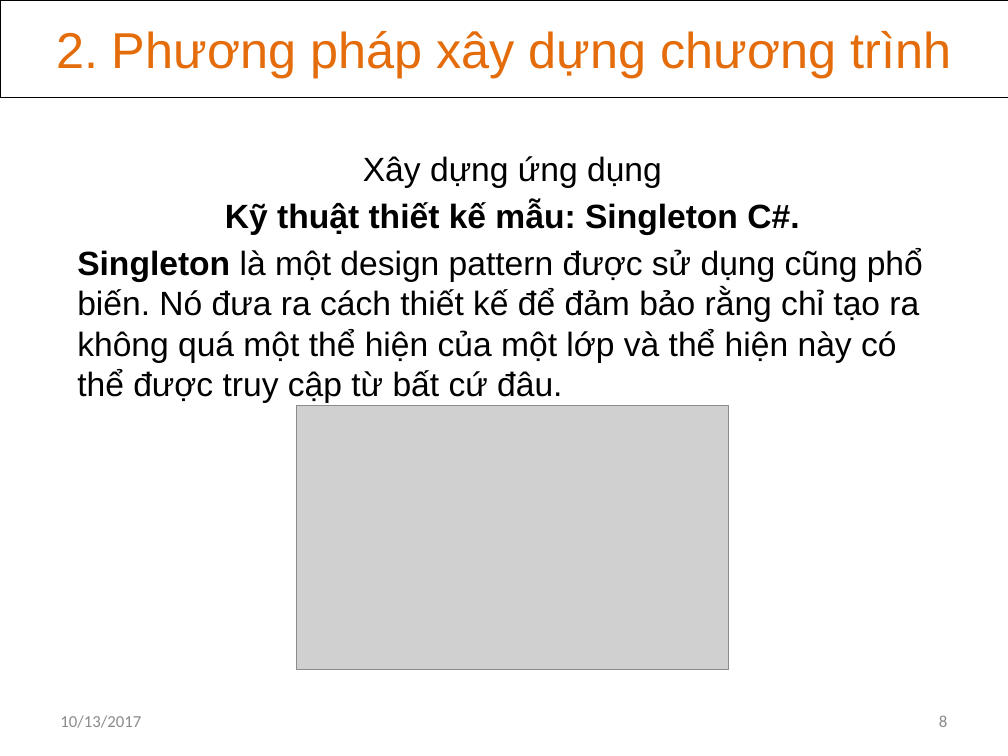
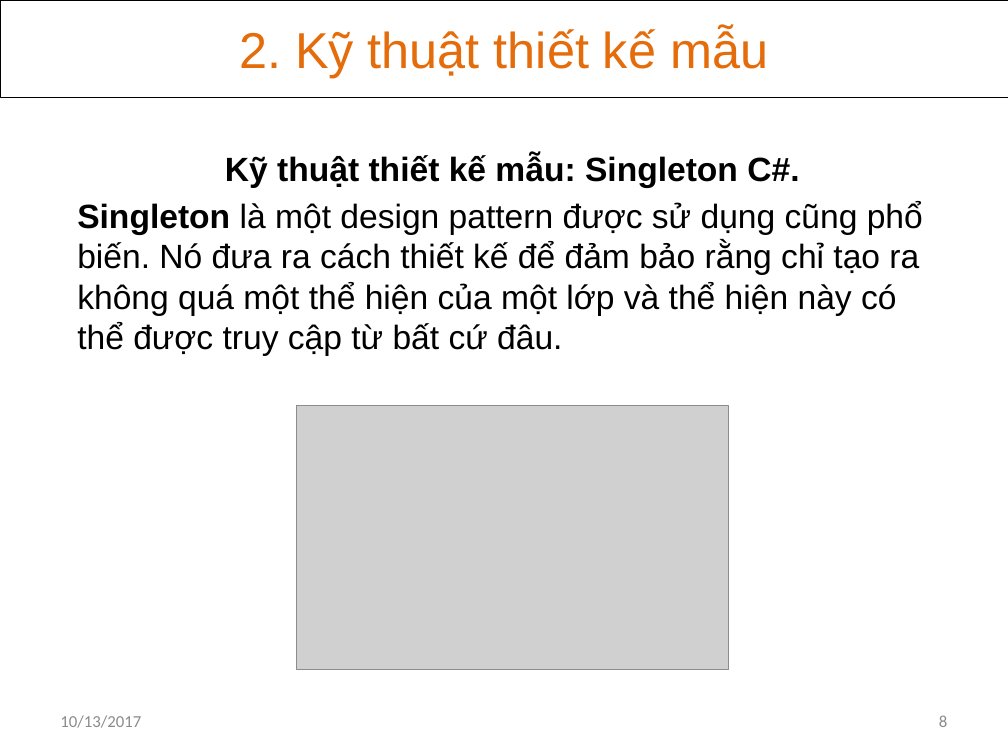
Before and after one commit to khanhvinhit/Do-An, a slide deck: slide 8 of THESIS/DACN_UD_Hoc_KHo_CTK37_BaoCao_D2.pptx. Drawn at 1008x756 pixels with LibreOffice and Linux fonts; fonts in the diff are those of the drawing; grey boxes stand for pictures. Boxes give left, top, right and bottom in pixels: in the first picture for what was removed or moved away, otherwise in the second. Text is boxed around its words. In the diff, an @@ line names an element or a change of style, - is before the commit and + after.

```diff
--- a/THESIS/DACN_UD_Hoc_KHo_CTK37_BaoCao_D2.pptx
+++ b/THESIS/DACN_UD_Hoc_KHo_CTK37_BaoCao_D2.pptx
@@ text in rectangle at [239,28,768,78]: text changed @@
-2. Phương pháp xây dựng chương trình
+2. Kỹ thuật thiết kế mẫu
@@ subtitle at [363,156,662,188]: paragraph removed @@
-Xây dựng ứng dụng
```
Also in this commit, not shown: 4 other slides changed, 17 other files.
